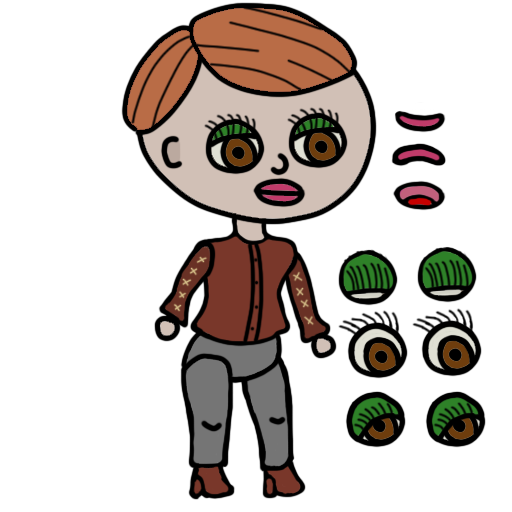
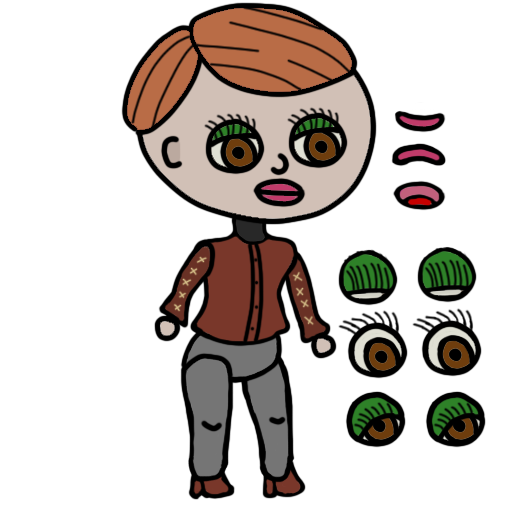
Revision of a layered 512x512 image; what changed, layer by layer:
painted on "Torso" over <box>235,214,265,242</box>
painted on "RLeg" over <box>188,454,229,482</box>
painted on "LLeg" over <box>259,454,293,483</box>
